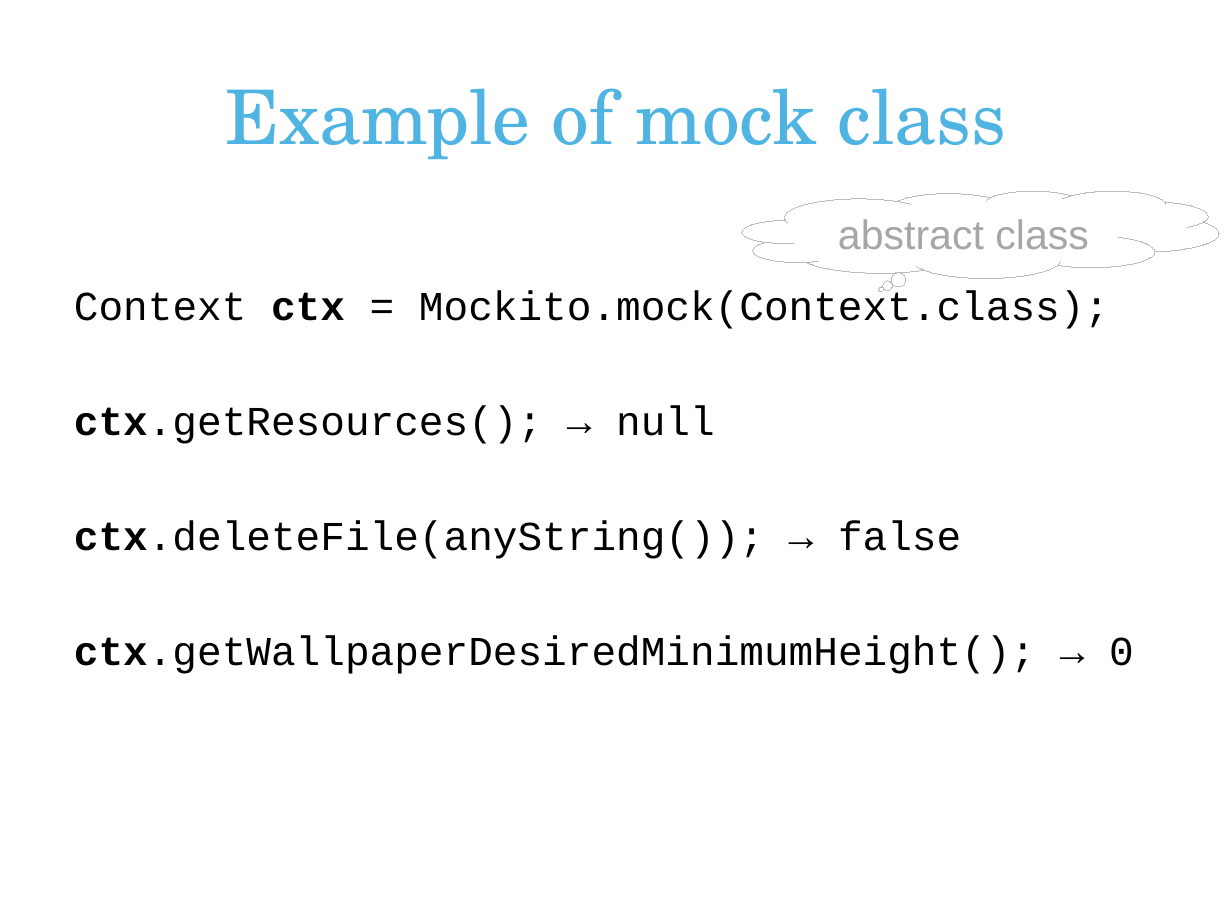
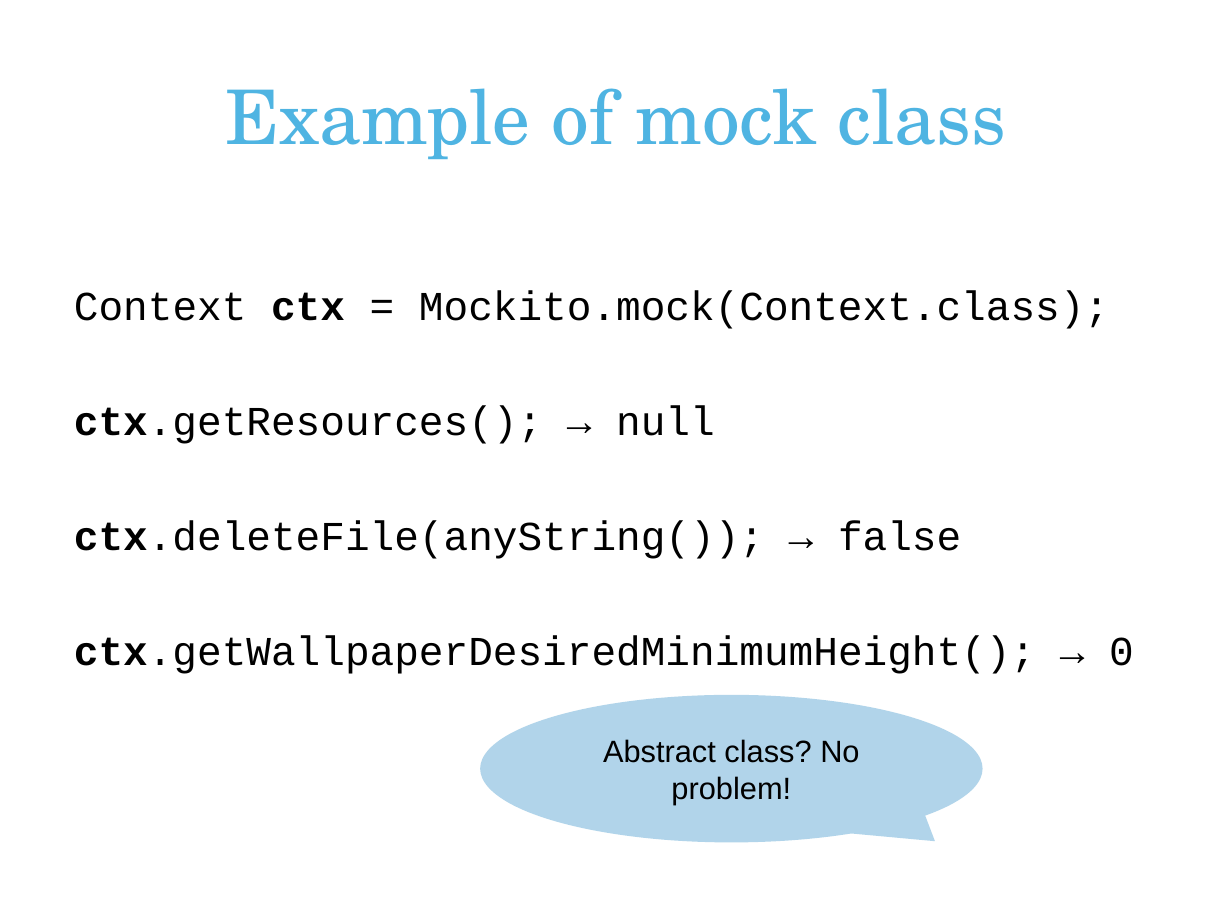
Before and after one commit to erjw/mockito-basic-lab, a slide deck: slide 5 of mockito-presentation.pptx. Drawn at 1232x924 pixels with LibreOffice and Linux fonts; fonts in the diff are those of the drawing; background and template pictures are left out. Boxes give left, top, right and bottom in pixels: in the first picture for what was removed or moved away, otherwise in the second. Text is boxed around its words. In the diff, an @@ line names an element or a change of style, - is before the commit and + after.

```diff
--- a/mockito-presentation.pptx
+++ b/mockito-presentation.pptx
@@ thought cloud removed at (742, 191, 1218, 278) @@
-abstract class
@@ speech bubble added at (480, 695, 983, 843), fill #65ABD6 at 50% opacity, 18 pt, text #000000 @@
+Abstract class? No problem!
```
Also in this commit, not shown: 8 other slides changed, 2 slides added, 1 slide removed.
